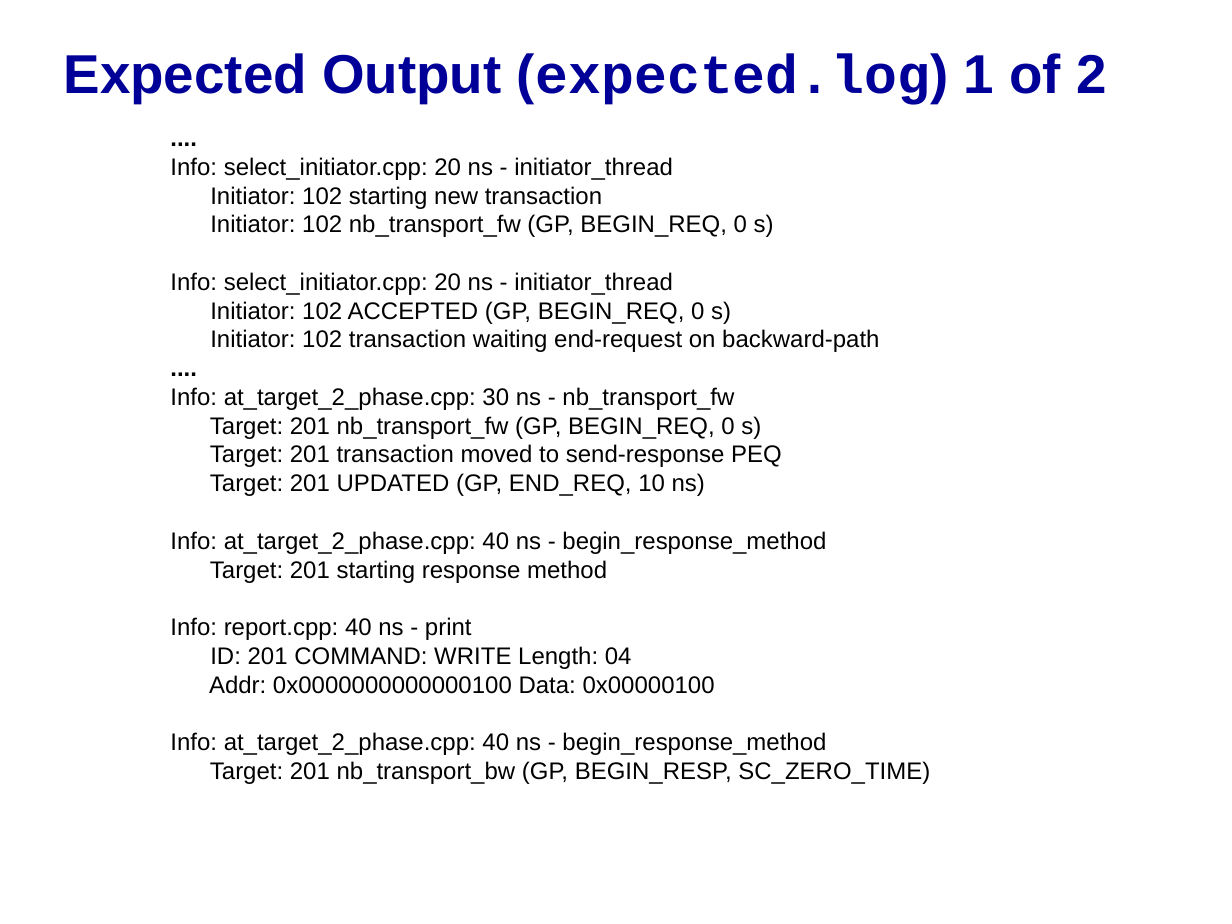
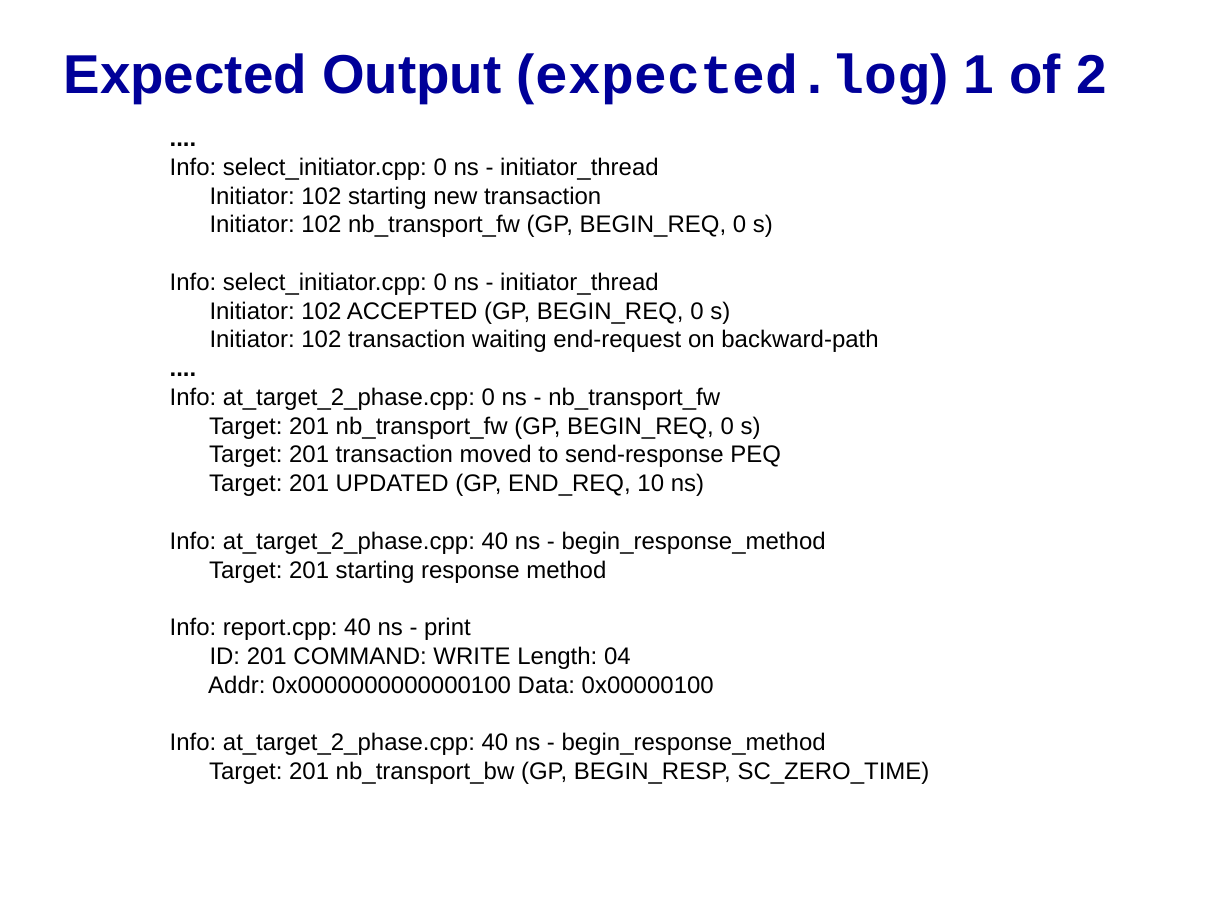
Before and after one commit to accellera-official/systemc, a slide deck: slide 6 of examples/tlm/at_2_phase/docs/at_2_phase_example.ppt. Drawn at 1232x924 pixels with LibreOffice and Linux fonts; fonts in the diff are those of the drawing; background and template pictures are left out. Boxes give left, top, right and bottom in pixels: in the first picture for what was removed or moved away, otherwise in the second. Text is boxed around its words. In the diff, an @@ line names an element or a change of style, - is before the commit and + after.

```diff
--- a/examples/tlm/at_2_phase/docs/at_2_phase_example.ppt
+++ b/examples/tlm/at_2_phase/docs/at_2_phase_example.ppt
@@ text at [170, 157, 659, 180]: text changed @@
-Info: select_initiator.cpp: 20 ns - initiator_thread
+Info: select_initiator.cpp: 0 ns - initiator_thread
@@ text at [170, 272, 659, 295]: text changed @@
-Info: select_initiator.cpp: 20 ns - initiator_thread
+Info: select_initiator.cpp: 0 ns - initiator_thread
@@ text at [170, 387, 720, 410]: text changed @@
-Info: at_target_2_phase.cpp: 30 ns - nb_transport_fw
+Info: at_target_2_phase.cpp: 0 ns - nb_transport_fw
```
Also in this commit, not shown: 1 other slide changed, 10 other files.
